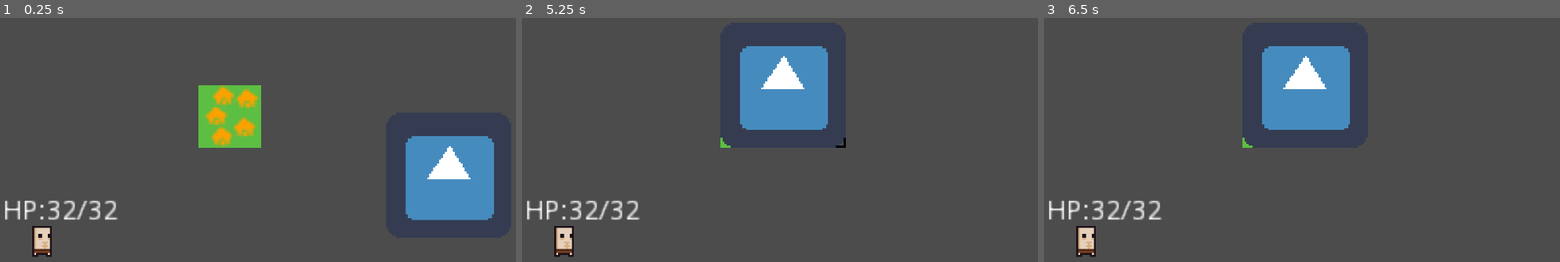
Above: before the commit, frames 1-3 (left to right).
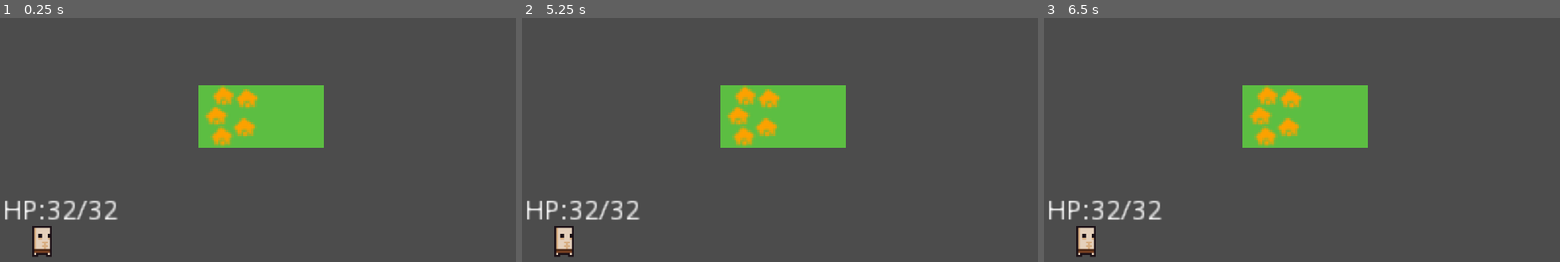
Above: after the commit, the same moments.

Repository: LLBlumire/ldjam46
Game: Godot game, scene res://src/World/World.tscn
Same seed, same stepped clock (60 frames per second), same inputs: the game is played once before the commit and once after it. The engine's default icon, where the game draws it, is replaced by a stand-in: a white triangle on a blue panel in a dark square.
Inputs (mouse positions are in pixels of both pictures, inside the frame that each line leads up to):
- Up to frame 1 (0.25 s): no input
- Up to frame 2 (5.25 s): tap Enter at 0.5, 2, 3.5 s; move the mouse to (888, 98) at 0.52 s; tap Space (ui_select) at 0.6, 0.77, 1.07, 1.25, 1.35, 1.52, 1.82, 2.1, 2.75, 2.85, 3.02, 3.32, 3.6, 3.77, 4.07, 4.25, 4.35, 4.52, 4.82, 5.1 s; move the mouse to (625, 135) at 1.27 s; move the mouse to (816, 39) at 2.02 s; move the mouse to (718, 186) at 2.77 s; move the mouse to (939, 169) at 3.52 s; move the mouse to (563, 64) at 4.27 s; move the mouse to (785, 115) at 5.02 s
- Up to frame 3 (6.5 s): move the mouse to (1178, 27) at 5.77 s; tap Space (ui_select) at 5.85, 6.02, 6.32 s

The runs differ from the first frame. In frame 1, 9.0% of the frame differs, in the area x 50-96%, y 27-84%; in frame 2, 8.9%; in frame 3, 8.9%.

Commit message:
Add Buttons to place tiles

Diff:
--- /dev/null
+++ b/src/UI/BuildingMenu.gd
@@ -0,0 +1,37 @@
+extends Node2D
+
+
+# Declare member variables here. Examples:
+# var a = 2
+# var b = "text"
+
+var world_map
+var click_cursor : Vector2
+
+# Called when the node enters the scene tree for the first time.
+func _ready():
+	world_map = get_tree().get_root().get_node("World/WorldMap")
+
+
+# Called every frame. 'delta' is the elapsed time since the previous frame.
+#func _process(delta):
+
+
+
+
+func kill_self():
+	get_parent().remove_child(self)
+
+func _on_Village_pressed():
+	world_map.place_tile(click_cursor,0)
+	kill_self()
+
+
+func _on_Grassland_pressed():
+	world_map.place_tile(click_cursor,1)
+	kill_self()
+
+
+func _on_Forest_pressed():
+	world_map.place_tile(click_cursor,3)
+	kill_self()
--- /dev/null
+++ b/src/UI/BuildingMenu.tscn
@@ -0,0 +1,51 @@
+[gd_scene load_steps=6 format=2]
+
+[ext_resource path="res://res/worldsprites.png" type="Texture" id=1]
+[ext_resource path="res://src/UI/BuildingMenu.gd" type="Script" id=2]
+
+[sub_resource type="AtlasTexture" id=1]
+atlas = ExtResource( 1 )
+region = Rect2( 0, 0, 32, 32 )
+
+[sub_resource type="AtlasTexture" id=2]
+atlas = ExtResource( 1 )
+region = Rect2( 32, 0, 32, 32 )
+
+[sub_resource type="AtlasTexture" id=3]
+atlas = ExtResource( 1 )
+region = Rect2( 96, 0, 32, 32 )
+
+[node name="BuildingMenu" type="Node2D"]
+script = ExtResource( 2 )
+
+[node name="Village" type="TextureButton" parent="."]
+margin_left = 96.0
+margin_right = 128.0
+margin_bottom = 32.0
+texture_normal = SubResource( 1 )
+__meta__ = {
+"_edit_use_anchors_": false
+}
+
+[node name="Grassland" type="TextureButton" parent="."]
+margin_left = 96.0
+margin_top = -64.0
+margin_right = 128.0
+margin_bottom = -32.0
+texture_normal = SubResource( 2 )
+__meta__ = {
+"_edit_use_anchors_": false
+}
+
+[node name="Forest" type="TextureButton" parent="."]
+margin_left = 96.0
+margin_top = 64.0
+margin_right = 128.0
+margin_bottom = 96.0
+texture_normal = SubResource( 3 )
+__meta__ = {
+"_edit_use_anchors_": false
+}
+[connection signal="pressed" from="Village" to="." method="_on_Village_pressed"]
+[connection signal="pressed" from="Grassland" to="." method="_on_Grassland_pressed"]
+[connection signal="pressed" from="Forest" to="." method="_on_Forest_pressed"]
--- a/src/World/BuildingMenu.gd
+++ /dev/null
@@ -1,21 +0,0 @@
-extends PopupMenu
-
-
-# Declare member variables here. Examples:
-# var a = 2
-# var b = "text"
-
-
-# Called when the node enters the scene tree for the first time.
-func _ready():
-	pass # Replace with function body.
-
-
-# Called every frame. 'delta' is the elapsed time since the previous frame.
-#func _process(delta):
-#	pass
-
-
-
-func _on_WorldMap_tile_clicked(cursor : Vector2):
-	popup() # Replace with function body.
--- a/src/World/World.tscn
+++ b/src/World/World.tscn
@@ -1,10 +1,8 @@
-[gd_scene load_steps=6 format=2]
+[gd_scene load_steps=4 format=2]
 
 [ext_resource path="res://src/World/World.gd" type="Script" id=1]
 [ext_resource path="res://src/Adventurers/Adventurers.tscn" type="PackedScene" id=2]
 [ext_resource path="res://src/WorldMap/WorldMap.tscn" type="PackedScene" id=3]
-[ext_resource path="res://src/World/icon.gd" type="Script" id=4]
-[ext_resource path="res://icon.png" type="Texture" id=5]
 
 [node name="World" type="Node2D"]
 script = ExtResource( 1 )
@@ -18,9 +16,3 @@
 offset = Vector2( 16, 16 )
 current = true
 zoom = Vector2( 0.167, 0.167 )
-
-[node name="icon" type="Sprite" parent="."]
-position = Vector2( 127.968, 46.1176 )
-texture = ExtResource( 5 )
-script = ExtResource( 4 )
-[connection signal="tile_clicked" from="WorldMap" to="icon" method="_on_WorldMap_tile_clicked"]
--- a/src/WorldMap/WorldMap.gd
+++ b/src/WorldMap/WorldMap.gd
@@ -11,6 +11,7 @@
 var world_tile_map : TileMap
 var world_select : TileMap
 var neighbour_mask : TileMap
+var building_scene
 
 # Called when the node enters the scene tree for the first time.
 func _ready():
@@ -19,6 +20,7 @@
 	world_select = get_node("WorldSelect")
 	neighbour_mask = get_node("NeighbourMask")
 	place_tile(Vector2(0, 0), 0)
+	building_scene = load("res://src/UI/BuildingMenu.tscn")
 
 func map_to_world(vec : Vector2):
 	return world_select.map_to_world(vec)
@@ -30,9 +32,13 @@
 		if world_tile_map.get_cellv(mouse_cursor) == -1:
 			place_cursor()
 			if Input.is_action_just_pressed("ui_select"):
+				print(click_cursor)
 				click_cursor = mouse_cursor
 				emit_signal("tile_clicked", click_cursor)
-				print(click_cursor)
+				var building_menu = building_scene.instance()
+				building_menu.position = world_tile_map.map_to_world(click_cursor)
+				building_menu.click_cursor = click_cursor
+				add_child(building_menu)
 
 func place_cursor():
 	world_select.set_cellv(mouse_cursor, 0)
@@ -41,7 +47,7 @@
 	world_select.set_cellv(mouse_cursor, -1)
 
 func place_tile(location: Vector2, tile: int):
-	world_select.set_cellv(location, tile)
+	world_tile_map.set_cell(location.x, location.y, 0, false, false, false, Vector2(tile, 0))
 	neighbour_mask.set_cellv(location, 0)
 	neighbour_mask.set_cellv(location + Vector2(0, 1), 0)
 	neighbour_mask.set_cellv(location + Vector2(0, -1), 0)
--- a/src/WorldMap/WorldMap.tscn
+++ b/src/WorldMap/WorldMap.tscn
@@ -53,7 +53,7 @@
 cell_size = Vector2( 32, 32 )
 cell_custom_transform = Transform2D( 1, 0, 0, 1, 0, 0 )
 format = 1
-tile_data = PoolIntArray( 0, 0, 0 )
+tile_data = PoolIntArray( 0, 0, 0, 1, 0, 1 )
 __meta__ = {
 "_editor_description_": "	"
 }
Not shown, added: Unsorted assets/adventurer_template_strip4.png.import
